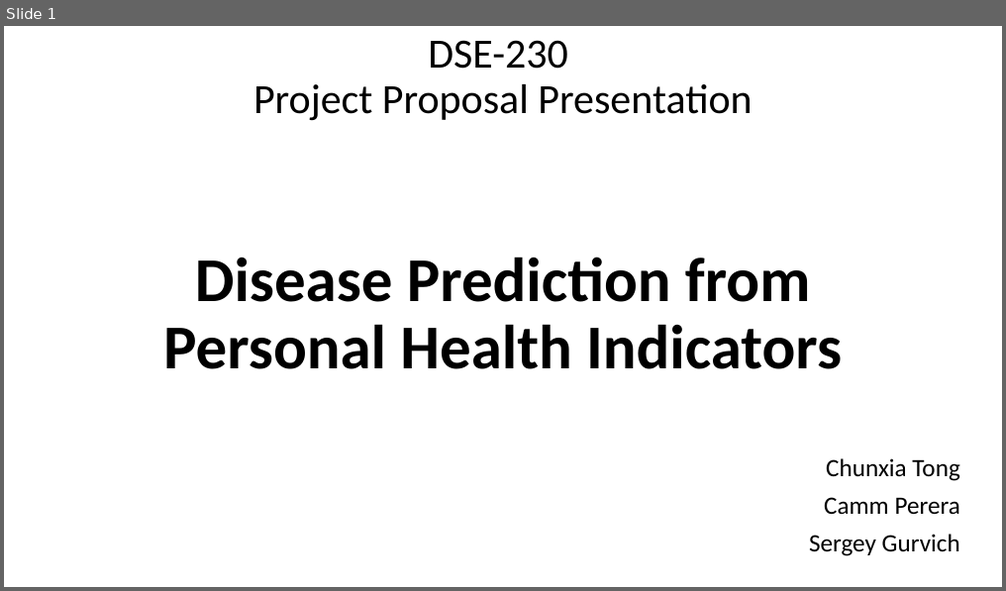
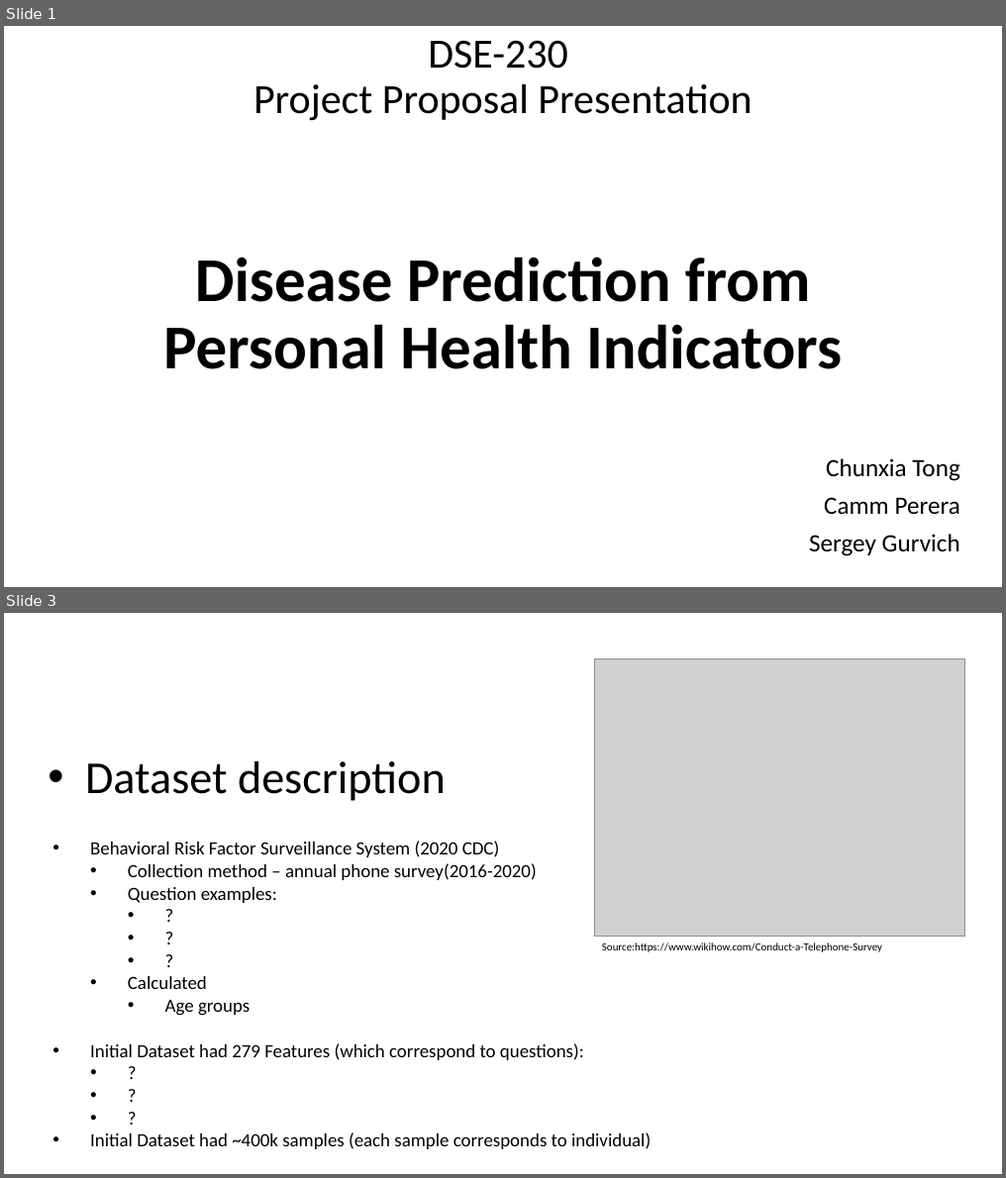
Before and after one commit to spring-camm-sergey/dse230, a slide deck: project_proposal.pptx. Shown one above the other, each under a label of ours: slide 1 before the commit, slides 1 and 3 after it; the slides between them are not shown. The pictures are 1006x591 and 1006x1178 pixels, drawn with LibreOffice and Linux fonts; fonts in the diff are those of the drawing; grey boxes stand for pictures; background and template pictures are left out. Boxes give left, top, right and bottom in pixels: in the first picture for what was removed or moved away, otherwise in the second. Text is boxed around its words. In the diff, an @@ line names an element or a change of style, - is before the commit and + after.

```diff
--- a/project_proposal.pptx
+++ b/project_proposal.pptx
@@ slide 3 added at (x1=4, y1=613, x2=1002, y2=1174), background #FFFFFF @@
@@ picture added at (x1=595, y1=659, x2=964, y2=937) @@
@@ text added at (x1=85, y1=761, x2=446, y2=801), 44 pt, text #000000 @@
+• Dataset description
@@ text added at (x1=90, y1=841, x2=650, y2=1150), 18 pt, text #000000 @@
+  • Behavioral Risk Factor Surveillance System (2020 CDC)
+    • Collection method – annual phone survey(2016-2020)
+    • Question examples:
+      • ?
+      • ?
+      • ?
+    • Calculated
+      • Аge groups
+  • Initial Dataset had 279 Features (which correspond to questions):
+    • ?
+    • ?
+    • ?
+  • Initial Dataset had ~400k samples (each sample corresponds to individual)
@@ text added at (x1=602, y1=943, x2=882, y2=953), 10.5 pt, text #000000 @@
+Source:https://www.wikihow.com/Conduct-a-Telephone-Survey
```
Also in this commit, not shown: 2 slides changed, 2 other slides added, 1 other file.
